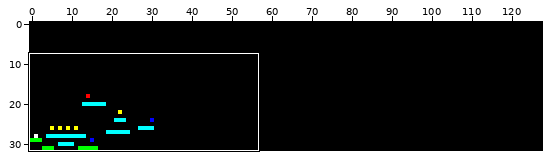
Two states of a sprite sheet, core/assets/levels/level-01.png. Above: a wide view before the commit, with the close-up outlined.
Close-up. First the earlier version:
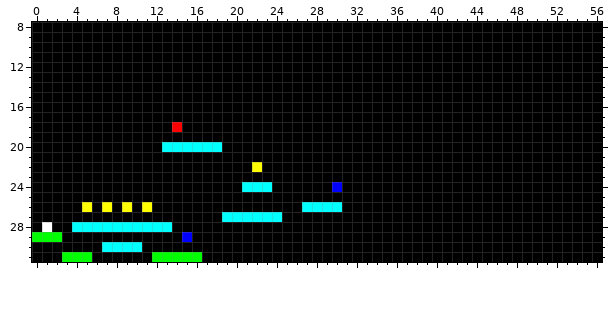
The file is 128x32 pixels. Shown: x 0..56, y 8..31.
And afterwards:
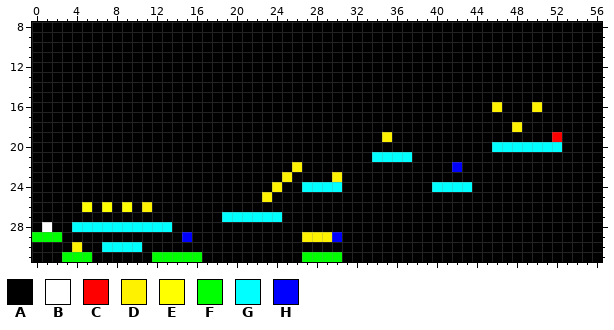
Palette (. is transparent): A #000000  B #ffffff  C #ff0000  D #fff200  E #ffff00  F #00ff00  G #00ffff  H #0000ff
Difference:
y 16: x 46 A -> D; x 50 A -> D
y 18: x 14 C -> A; x 48 A -> D
y 19: x 35 A -> D; x 52 A -> C
y 20: x 13..18 GGGGGG -> AAAAAA; x 46..52 AAAAAAA -> GGGGGGG
y 21: x 34..37 AAAA -> GGGG
y 22: x 22 E -> A; x 26 A -> D; x 42 A -> H
y 23: x 25 A -> D; x 30 A -> D
y 24: x 21..24 GGGA -> AAAD; x 27..30 AAAH -> GGGG; x 40..43 AAAA -> GGGG
y 25: x 23 A -> D
y 26: x 11 E -> D; x 27..30 GGGG -> AAAA
y 29: x 27..30 AAAA -> DDDH
y 30: x 4 A -> D
y 31: x 27..30 AAAA -> FFFF
Boxes around the changes in both close-ups, in picture pixels (x1, y1, x2, y2):
changed: (162, 102, 562, 262)
changed: (142, 202, 152, 212)
changed: (72, 242, 82, 252)
